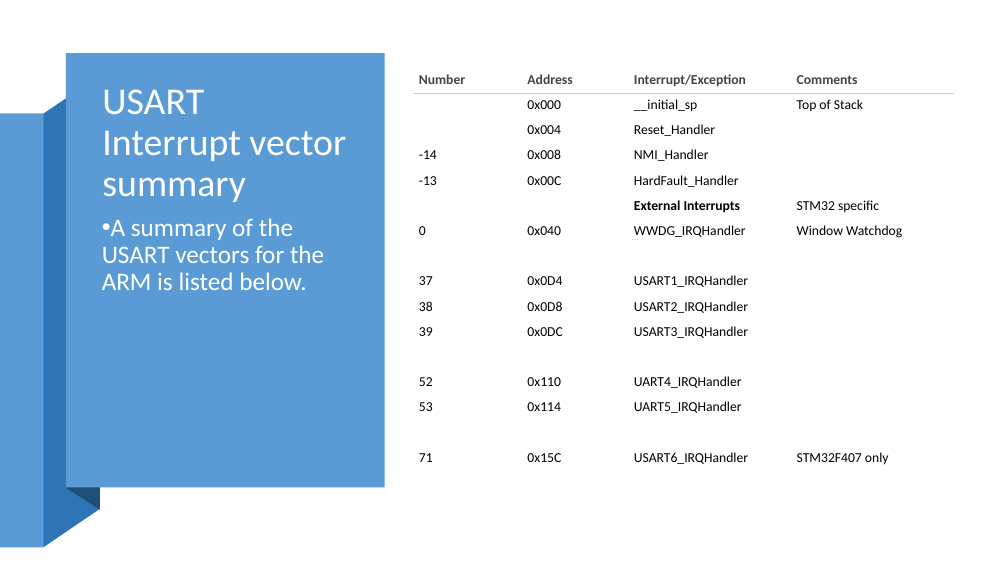
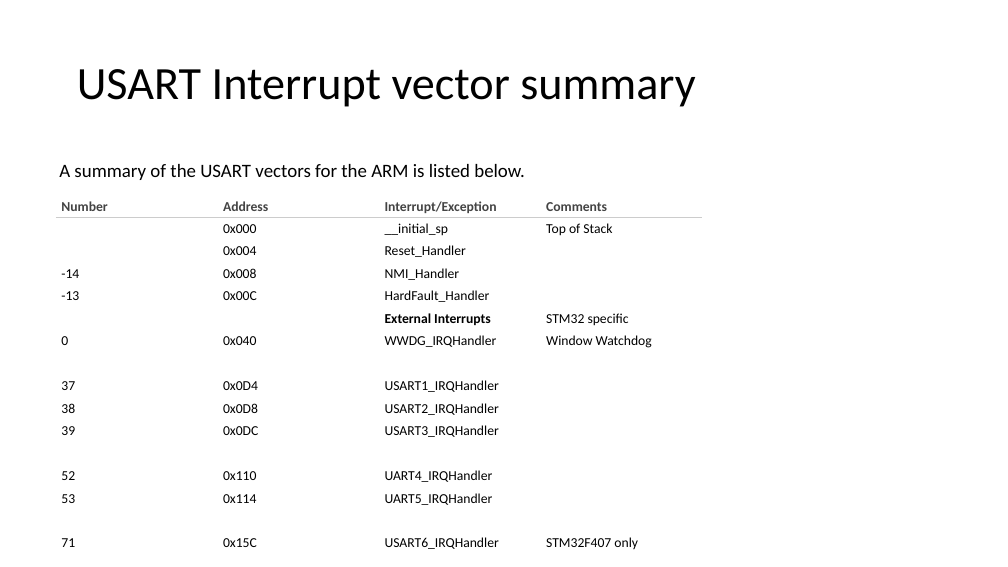
Before and after one commit to Mohamedsaied8/EmbeddedCppDiploma, a slide deck: slide 30 of interfacing/Slides/Interrupts.pptx. Drawn at 1008x567 pixels with LibreOffice and Linux fonts; fonts in the diff are those of the drawing. Boxes give left, top, right and bottom in pixels: in the first picture for what was removed or moved away, otherwise in the second. Text is boxed around its words. In the diff, an @@ line names an element or a change of style, - is before the commit and + after.

```diff
--- a/interfacing/Slides/Interrupts.pptx
+++ b/interfacing/Slides/Interrupts.pptx
@@ rectangle removed at (66, 53, 385, 487) @@
@@ freeform shape removed at (67, 53, 101, 510) @@
@@ title "USART Interrupt vector summary": place and size @@
-title "USART Interrupt vector summary" at (102, 89, 346, 202)
+title "USART Interrupt vector summary" at (77, 69, 695, 107)
@@ title "USART Interrupt vector summary" at (77, 69, 695, 107): size 36 to 44 pt, text colour #FFFFFF to #000000 @@
@@ freeform shape removed at (43, 76, 100, 548) @@
@@ rectangle removed at (0, 113, 44, 547) @@
@@ text "A summary of the USART ...": place and size @@
-text "A summary of the USART ..." at (102, 218, 324, 290)
+text "A summary of the USART ..." at (59, 164, 525, 180)
@@ text "A summary of the USART ..." at (59, 164, 525, 180): size 24 to 18 pt, text colour #FEFFFF to #000000; bullet • to none; line spacing 0.9 to 1; less space between paragraphs @@
@@ table: place and size @@
-table at (414, 69, 954, 472)
+table at (56, 195, 703, 554)
```
Also in this commit, not shown: 17 other slides changed, 47 other files.
